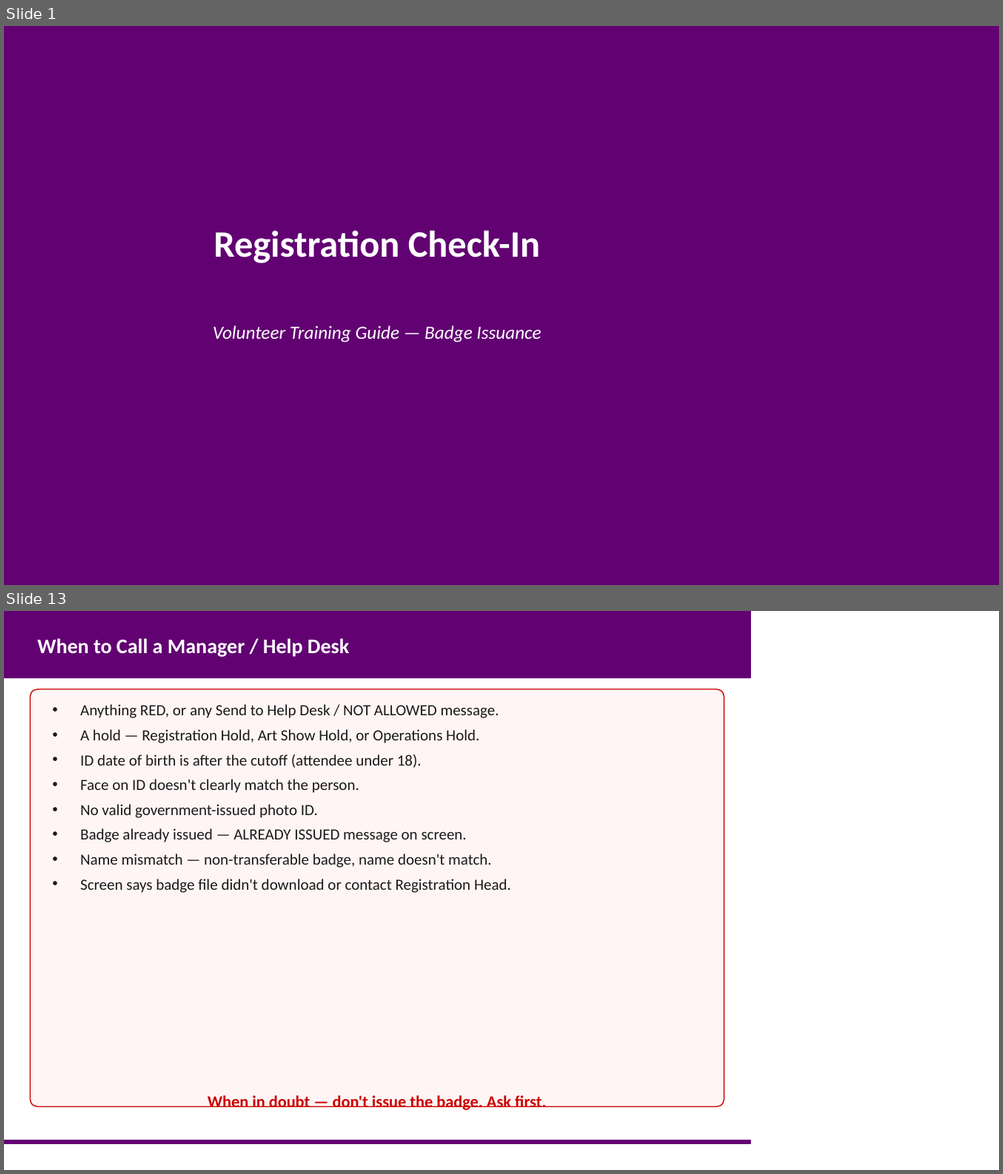
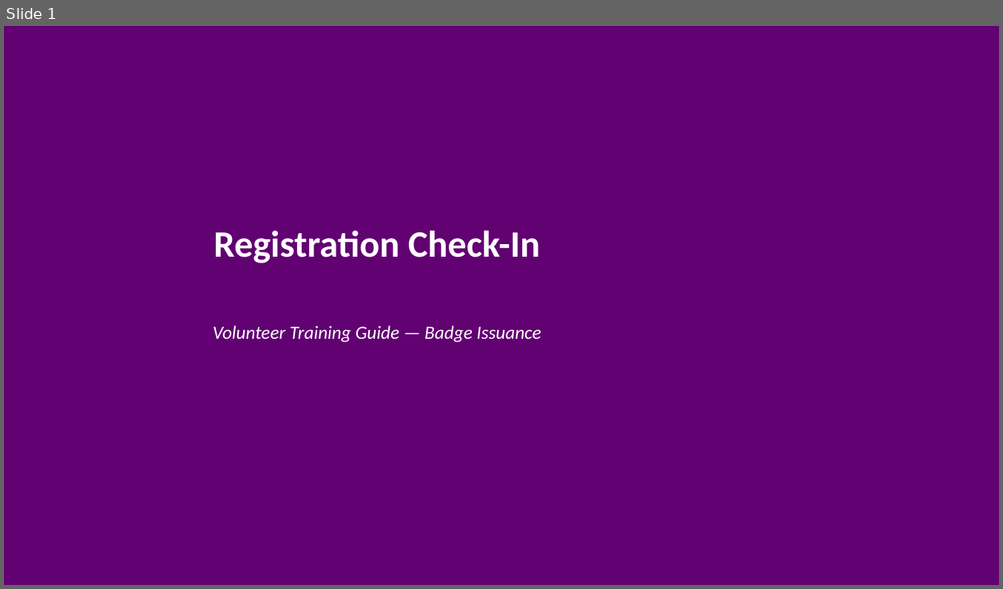
Before and after one commit to marks-lolcode/reg-plugin, a slide deck: TRAINING/reg-checkin.pptx. Shown one above the other, each under a label of ours: slides 1 and 13 before the commit, slide 1 after it; the slides between them are not shown. The pictures are 1003x1174 and 1003x589 pixels, drawn with LibreOffice and Linux fonts; fonts in the diff are those of the drawing. Boxes give left, top, right and bottom in pixels: in the first picture for what was removed or moved away, otherwise in the second. Text is boxed around its words. In the diff, an @@ line names an element or a change of style, - is before the commit and + after.

```diff
--- a/TRAINING/reg-checkin.pptx
+++ b/TRAINING/reg-checkin.pptx
@@ slide 13 removed at [4, 611, 999, 1170], background #FFFFFF @@
@@ rectangle removed at [4, 611, 750, 678] @@
@@ text removed at [37, 638, 349, 657] @@
-When to Call a Manager / Help Desk
@@ rounded rectangle removed at [30, 689, 724, 1107] @@
@@ text removed at [80, 704, 511, 893] @@
-• Anything RED, or any Send to Help Desk / NOT ALLOWED message.
-• A hold — Registration Hold, Art Show Hold, or Operations Hold.
-• ID date of birth is after the cutoff (attendee under 18).
-• Face on ID doesn't clearly match the person.
-• No valid government-issued photo ID.
-• Badge already issued — ALREADY ISSUED message on screen.
-• Name mismatch — non-transferable badge, name doesn't match.
-• Screen says badge file didn't download or contact Registration Head.
@@ text removed at [208, 1096, 546, 1111] @@
-When in doubt — don't issue the badge. Ask first.
@@ rectangle removed at [4, 1141, 750, 1145] @@
```
Also in this commit, not shown: 2 slides changed, 4 slides added, 9 other slides removed, 7 other files.
